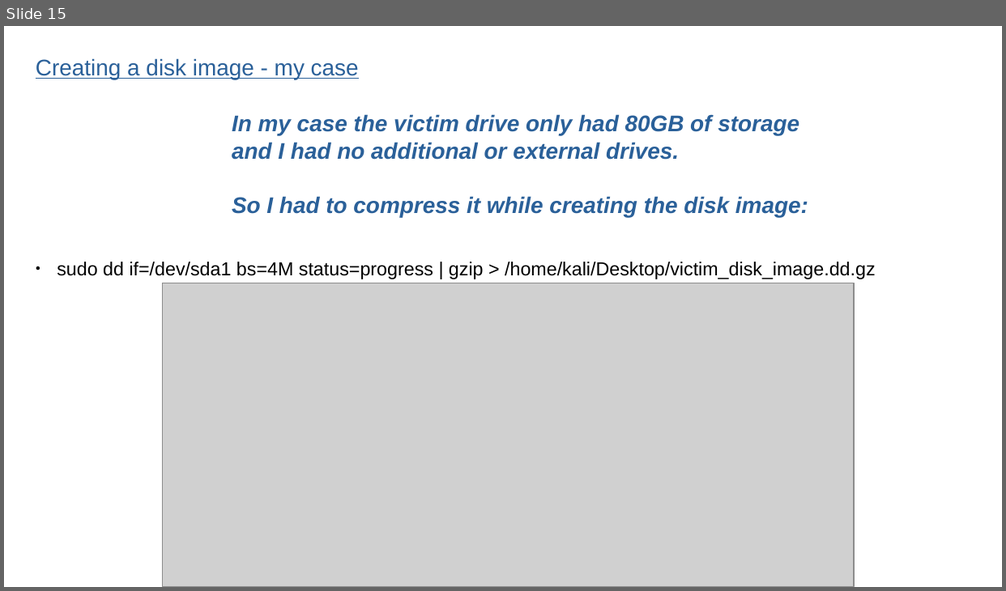
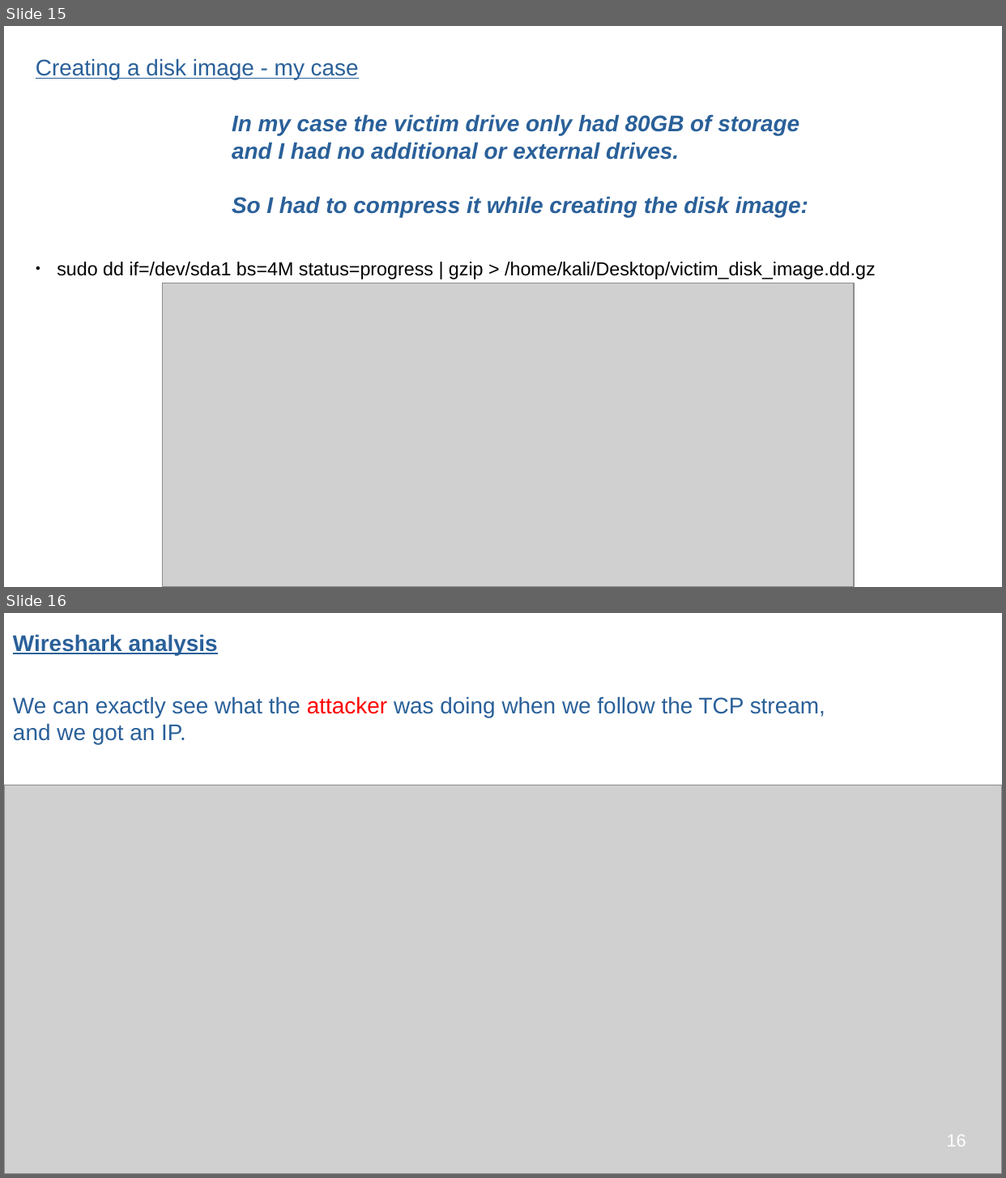
Before and after one commit to dzoraj/Simulated-Corporate-Cyber-Attack, a slide deck: Simulated Corporate Cyber-Attack.odp. Shown one above the other, each under a label of ours: slide 15 before the commit, slides 15 and 16 after it. The pictures are 1006x591 and 1006x1178 pixels, drawn with LibreOffice and Linux fonts; fonts in the diff are those of the drawing; grey boxes stand for pictures. Boxes give left, top, right and bottom in pixels: in the first picture for what was removed or moved away, otherwise in the second. Text is boxed around its words. In the diff, an @@ line names an element or a change of style, - is before the commit and + after.

Commit message:
Wireshark part

```diff
--- a/Simulated Corporate Cyber-Attack.odp
+++ b/Simulated Corporate Cyber-Attack.odp
@@ slide 16 added at (4, 613, 1002, 1174), background #FFFFFF @@
@@ text added at (13, 634, 218, 655), 18 pt, text #2A6099, bold, underline @@
+Wireshark analysis
@@ text added at (13, 696, 825, 744), 18 pt, text #2A6099 @@
+We can exactly see what the attacker was doing when we follow the TCP stream,
+and we got an IP.
@@ picture added at (4, 785, 1002, 1174) @@
@@ page number added at (947, 1135, 966, 1147), 14 pt, text #FFFFFF @@
+16
```
Also in this commit, not shown: 3 slides changed, 2 other slides added, 2 slides removed, 5 other files.
